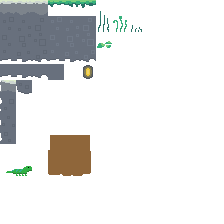
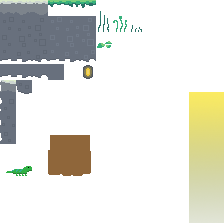
Layered file, before and after one edit (224x224). Changes by layer:
added layer "Layer 11" above "Layer 10" over [189, 92, 224, 223]
